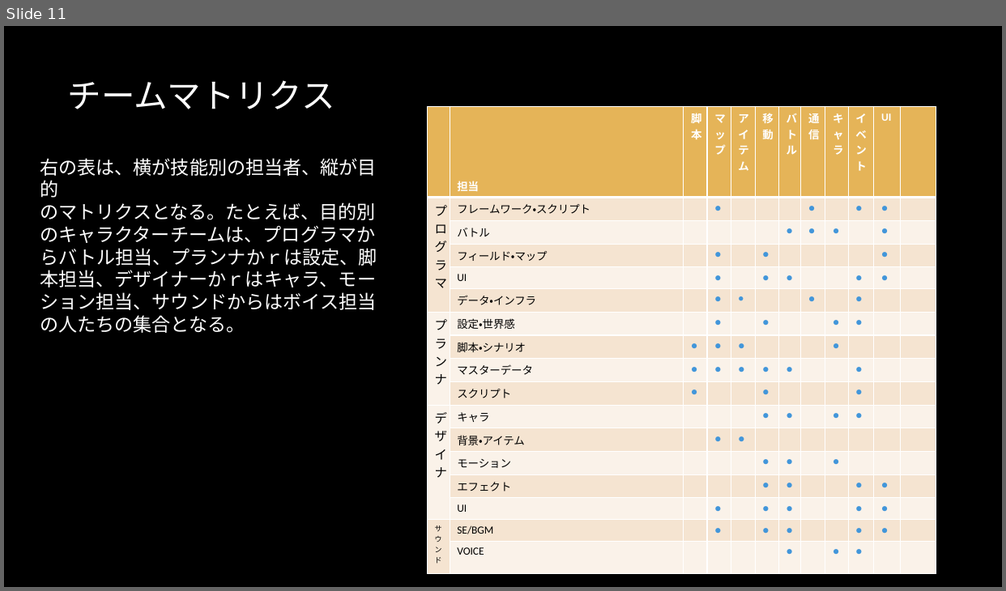
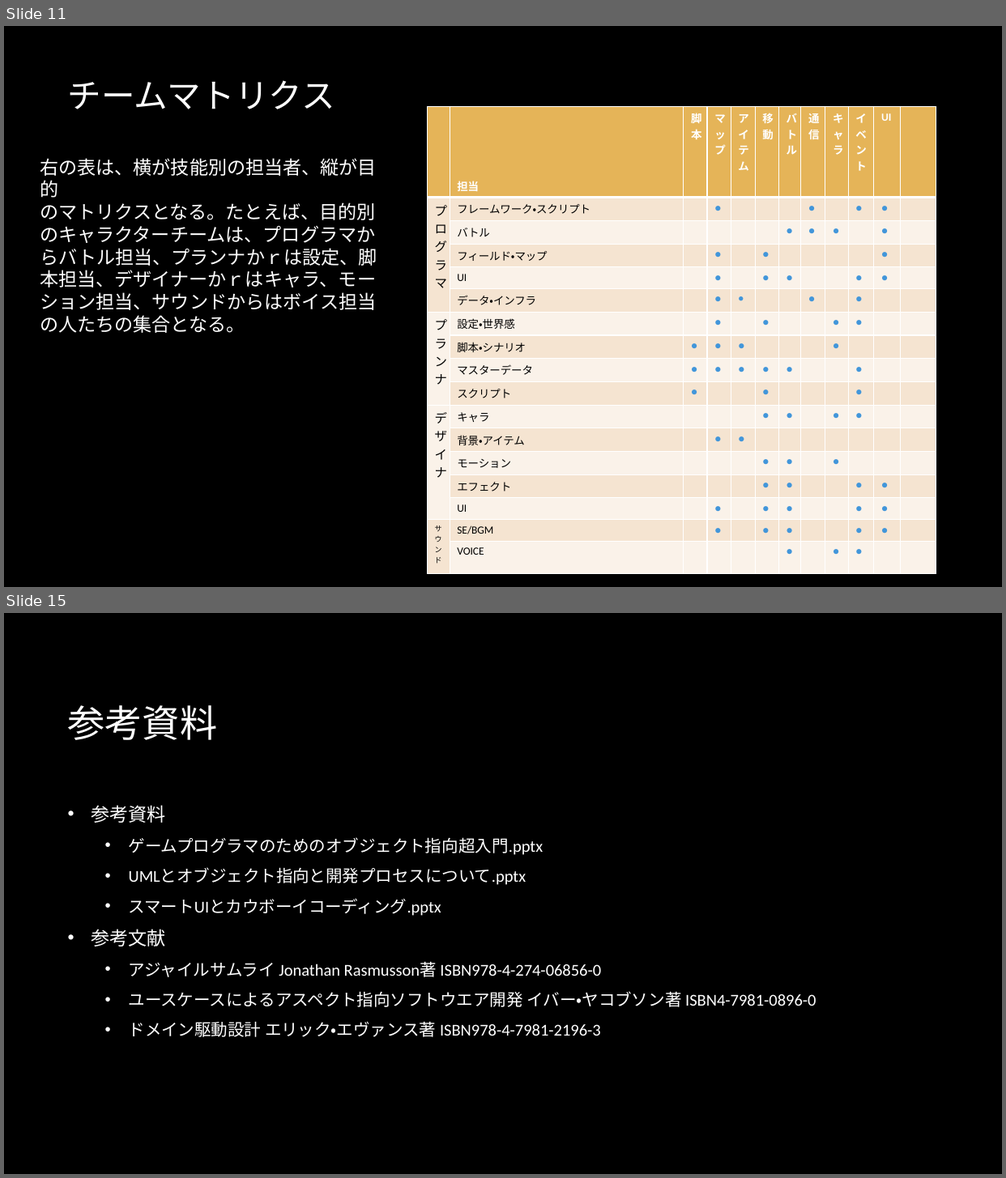
Before and after one commit to ssa-study/documents, a slide deck: ゲーム開発基本設計.pptx. Shown one above the other, each under a label of ours: slide 11 before the commit, slides 11 and 15 after it; the slides between them are not shown. The pictures are 1006x591 and 1006x1178 pixels, drawn with LibreOffice and Linux fonts; fonts in the diff are those of the drawing; background and template pictures are left out. Boxes give left, top, right and bottom in pixels: in the first picture for what was removed or moved away, otherwise in the second. Text is boxed around its words. In the diff, an @@ line names an element or a change of style, - is before the commit and + after.

Commit message:
ゲーム開発方針

```diff
--- a/ゲーム開発基本設計.pptx
+++ b/ゲーム開発基本設計.pptx
@@ slide 15 added at box(4, 613, 1002, 1174), background picture (left out) @@
@@ title added at box(68, 705, 218, 740), 36 pt, text #FFFFFF @@
+参考資料
@@ text added at box(91, 805, 816, 1037), 16 pt, text #FFFFFF @@
+• 参考資料
+  • ゲームプログラマのためのオブジェクト指向超入門.pptx
+  • UMLとオブジェクト指向と開発プロセスについて.pptx
+  • スマートUIとカウボーイコーディング.pptx
+• 参考文献
+  • アジャイルサムライ Jonathan Rasmusson著 ISBN978-4-274-06856-0
+  • ユースケースによるアスペクト指向ソフトウエア開発 イバー・ヤコブソン著 ISBN4-7981-0896-0
+  • ドメイン駆動設計 エリック・エヴァンス著 ISBN978-4-7981-2196-3
```
Also in this commit, not shown: 4 slides changed, 2 other slides added.
